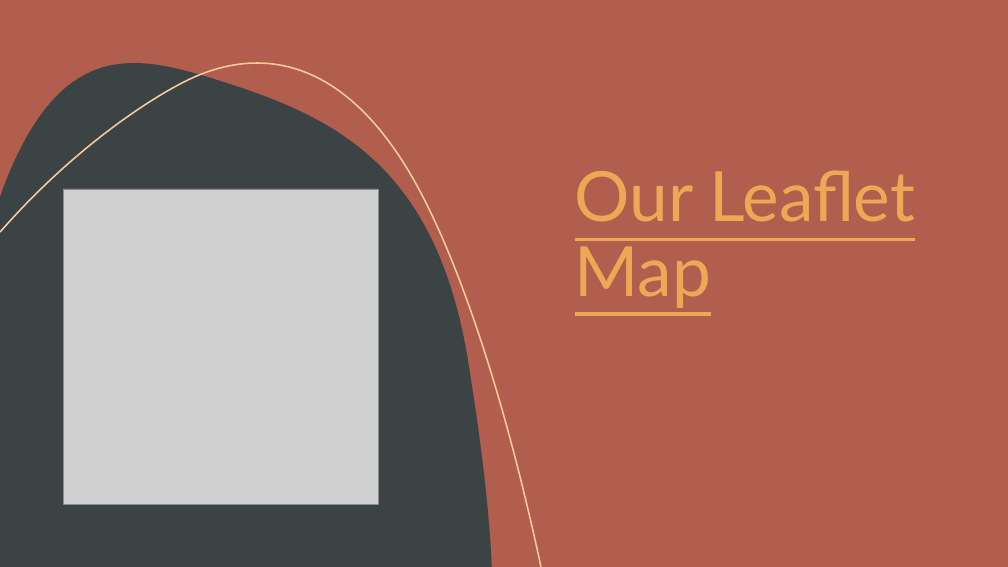
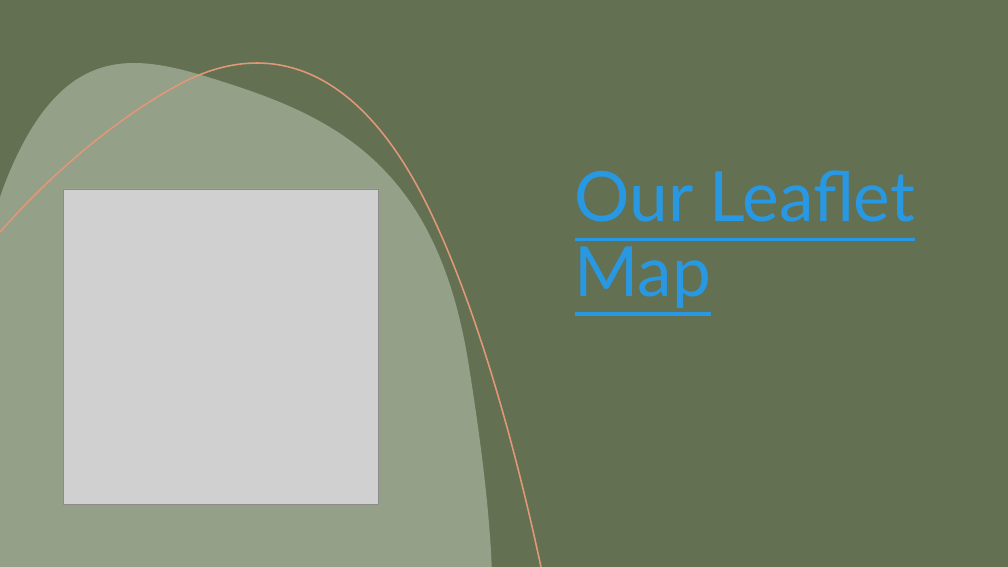
Before and after one commit to MadeByMel/geovisualisation, a slide deck: slide 5 of project_presentation.pptx. Drawn at 1008x567 pixels with LibreOffice and Linux fonts; fonts in the diff are those of the drawing; grey boxes stand for pictures. Boxes give left, top, right and bottom in pixels: in the first picture for what was removed or moved away, otherwise in the second. Text is boxed around its words. In the diff, an @@ line names an element or a change of style, - is before the commit and + after.

```diff
--- a/project_presentation.pptx
+++ b/project_presentation.pptx
@@ background #B15E4E to #637052 @@
@@ rectangle at box(0, 0, 1008, 567): fill #B15E4E to #637052 @@
@@ freeform shape at box(0, 57, 37, 192): fill #C5B096 to #E48312 @@
@@ freeform shape at box(0, 63, 492, 567): fill #3B4345 to #94A088 @@
@@ freeform shape at box(0, 63, 541, 567): outline #F4CB99 1.5 pt to #E09878 1.5 pt @@
@@ title "Our Leaflet Map" at box(575, 170, 915, 308): text colour #ECA855 to #2998E3 @@
@@ freeform shape at box(604, 508, 969, 567): outline #A9AEA7 1 pt to #9B8357 1 pt @@
@@ freeform shape at box(675, 516, 1008, 567): fill #3B4345 to #94A088 @@
```
Also in this commit, not shown: 3 other slides changed, 4 slides added, 3 slides removed.
